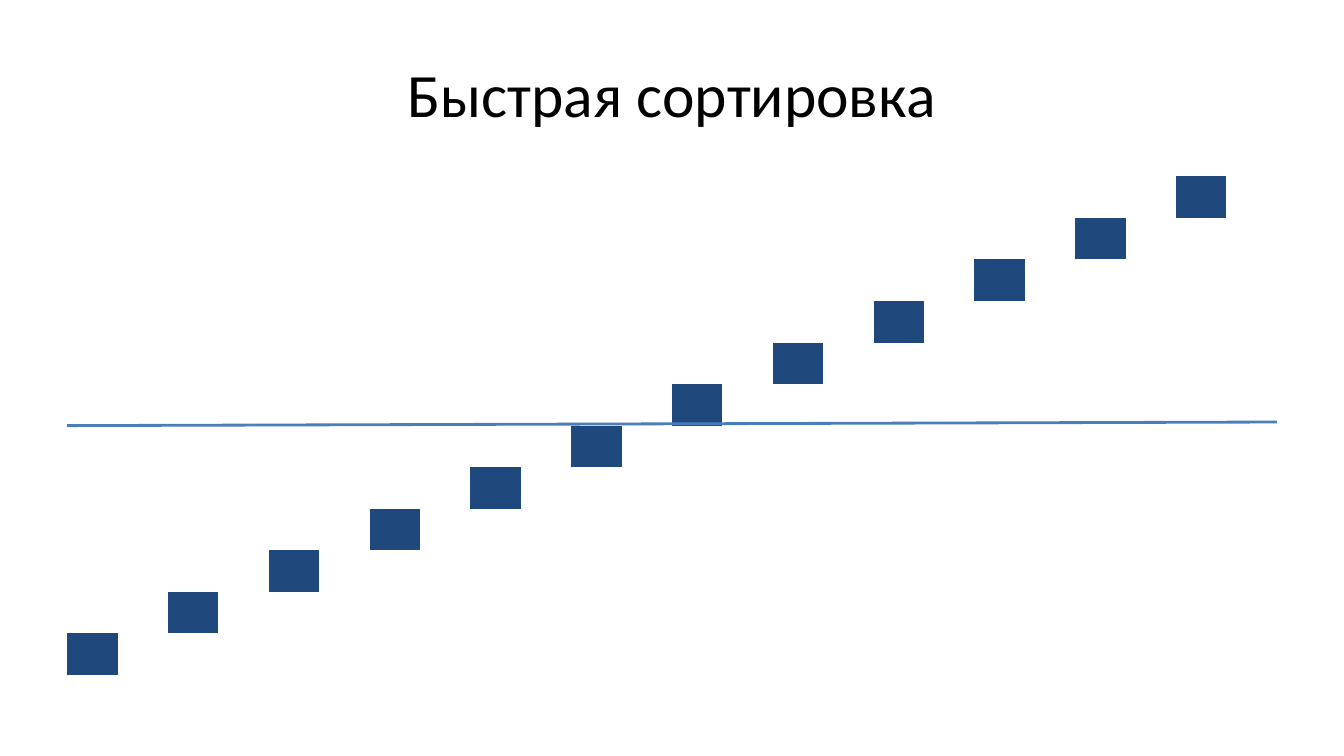
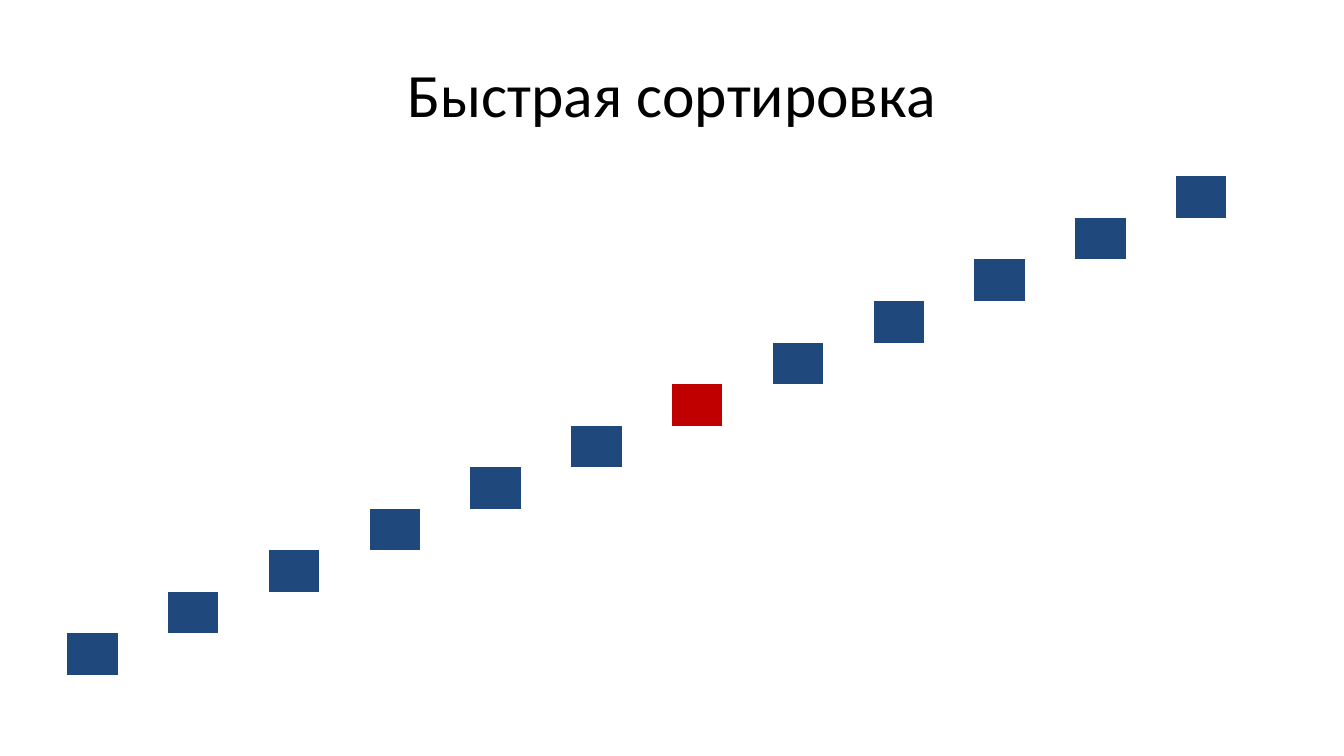
Before and after one commit to Evgueni-Petrov-aka-espetrov/Algorithms-and-Programming-in-C-pptx, a slide deck: slide 92 of 13 Сортировка.pptx (slide 91 before the commit). Drawn at 1344x756 pixels with LibreOffice and Linux fonts; fonts in the diff are those of the drawing. Boxes give left, top, right and bottom in pixels: in the first picture for what was removed or moved away, otherwise in the second. Text is boxed around its words. In the diff, an @@ line names an element or a change of style, - is before the commit and + after.

```diff
--- a/13 Сортировка.pptx
+++ b/13 Сортировка.pptx
@@ table at (x1=68, y1=176, x2=1277, y2=676) @@
@@ fill #1F497D to #C00000 in row 6, column 13 @@
@@ line removed from (68, 425) to (1277, 422) @@
```
Also in this commit, not shown: 8 other slides changed, 1 slide added.
